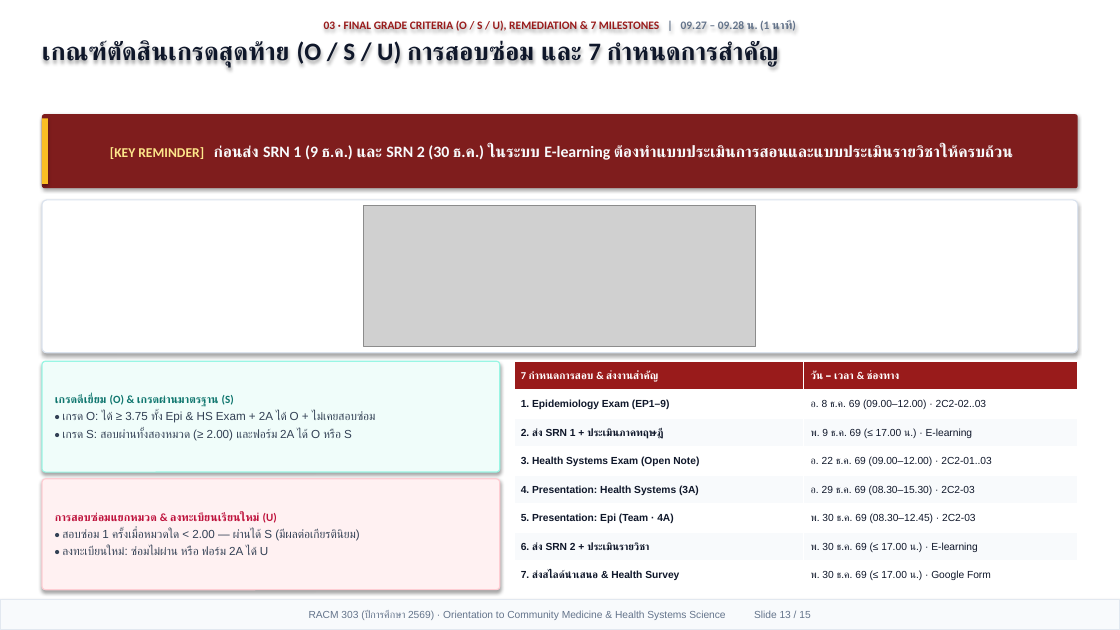
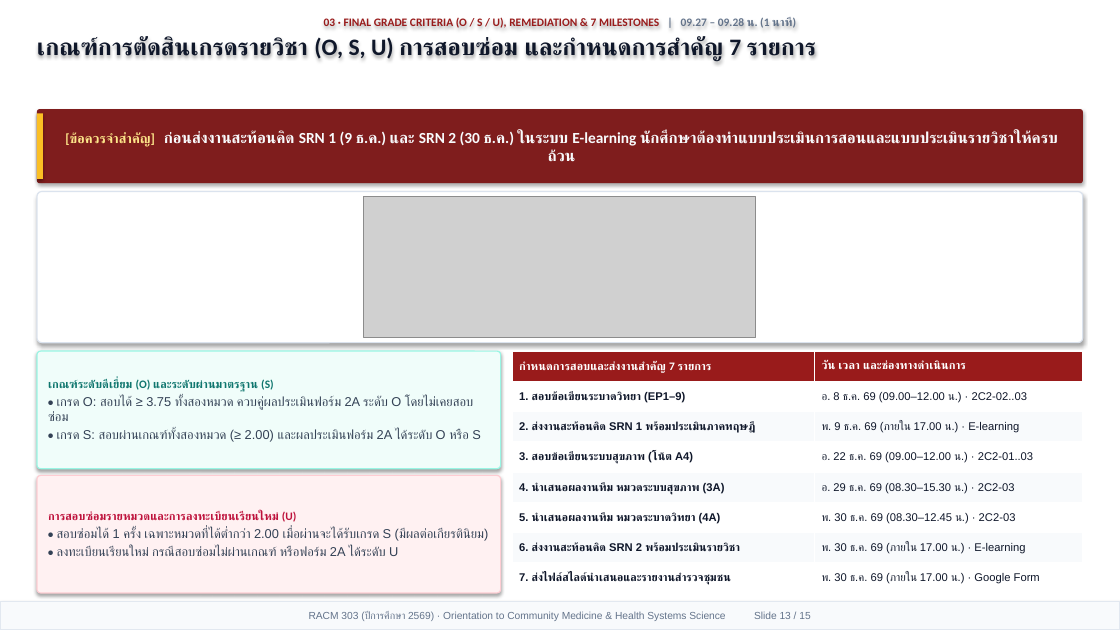
Before and after one commit to smartwoo/racm303-2569-faculty-member, a slide deck: slide 13 of exports/pptx/RACM303_2569_Orientation_Slides.pptx. Drawn at 1120x630 pixels with LibreOffice and Linux fonts; fonts in the diff are those of the drawing; grey boxes stand for pictures. Boxes give left, top, right and bottom in pixels: in the first picture for what was removed or moved away, otherwise in the second. Text is boxed around its words. In the diff, an @@ line names an element or a change of style, - is before the commit and + after.

```diff
--- a/exports/pptx/RACM303_2569_Orientation_Slides.pptx
+++ b/exports/pptx/RACM303_2569_Orientation_Slides.pptx
@@ text at (x1=37, y1=36, x2=816, y2=62): text changed; size 21.5 to 20.2 pt @@
-เกณฑ์ตัดสินเกรดสุดท้าย (O / S / U) การสอบซ่อม และ 7 กำหนดการสำคัญ
+เกณฑ์การตัดสินเกรดรายวิชา (O, S, U) การสอบซ่อม และกำหนดการสำคัญ 7 รายการ
@@ rounded rectangle "[ข้อควรจำสำคัญ] ก่อนส่งงานสะท้อนคิด SRN 1 (9 ..." resized from (x1=42, y1=114, x2=1078, y2=188) to (x1=37, y1=109, x2=1083, y2=183) @@
@@ rectangle moved from (x1=42, y1=118, x2=48, y2=184) to (x1=37, y1=113, x2=43, y2=179) @@
@@ text in rounded rectangle at (x1=65, y1=130, x2=1057, y2=162): text changed; size 13.6 to 13.2 pt @@
-[KEY REMINDER] ก่อนส่ง SRN 1 (9 ธ.ค.) และ SRN 2 (30 ธ.ค.) ในระบบ E-learning ต้องทำแบบประเมินการสอนและแบบประเมินรายวิชาให้ครบถ้วน
+[ข้อควรจำสำคัญ] ก่อนส่งงานสะท้อนคิด SRN 1 (9 ธ.ค.) และ SRN 2 (30 ธ.ค.) ในระบบ E-learning นักศึกษาต้องทำแบบประเมินการสอนและแบบประเมินรายวิชาให้ครบถ้วน
@@ rounded rectangle resized from (x1=42, y1=200, x2=1078, y2=353) to (x1=37, y1=192, x2=1083, y2=343) @@
@@ picture moved from (x1=364, y1=206, x2=756, y2=347) to (x1=364, y1=197, x2=756, y2=338) @@
@@ rounded rectangle "เกณฑ์ระดับดีเยี่ยม (O) และระดับผ่านมาตรฐาน (S)" resized from (x1=42, y1=361, x2=500, y2=472) to (x1=37, y1=351, x2=501, y2=469) @@
@@ table at (x1=513, y1=351, x2=1083, y2=593) @@
-row 1, column 1: 7 กำหนดการสอบ & ส่งงานสำคัญ
+row 1, column 1: กำหนดการสอบและส่งงานสำคัญ 7 รายการ
-row 1, column 2: วัน – เวลา & ช่องทาง
+row 1, column 2: วัน เวลา และช่องทางดำเนินการ
-row 2, column 1: 1. Epidemiology Exam (EP1–9)
+row 2, column 1: 1. สอบข้อเขียนระบาดวิทยา (EP1–9)
-row 2, column 2: อ. 8 ธ.ค. 69 (09.00–12.00) · 2C2-02..03
+row 2, column 2: อ. 8 ธ.ค. 69 (09.00–12.00 น.) · 2C2-02..03
-row 3, column 1: 2. ส่ง SRN 1 + ประเมินภาคทฤษฎี
+row 3, column 1: 2. ส่งงานสะท้อนคิด SRN 1 พร้อมประเมินภาคทฤษฎี
-row 3, column 2: พ. 9 ธ.ค. 69 (≤ 17.00 น.) · E-learning
+row 3, column 2: พ. 9 ธ.ค. 69 (ภายใน 17.00 น.) · E-learning
-row 4, column 1: 3. Health Systems Exam (Open Note)
+row 4, column 1: 3. สอบข้อเขียนระบบสุขภาพ (โน้ต A4)
-row 4, column 2: อ. 22 ธ.ค. 69 (09.00–12.00) · 2C2-01..03
+row 4, column 2: อ. 22 ธ.ค. 69 (09.00–12.00 น.) · 2C2-01..03
-row 5, column 1: 4. Presentation: Health Systems (3A)
+row 5, column 1: 4. นำเสนอผลงานทีม หมวดระบบสุขภาพ (3A)
-row 5, column 2: อ. 29 ธ.ค. 69 (08.30–15.30) · 2C2-03
+row 5, column 2: อ. 29 ธ.ค. 69 (08.30–15.30 น.) · 2C2-03
-row 6, column 1: 5. Presentation: Epi (Team · 4A)
+row 6, column 1: 5. นำเสนอผลงานทีม หมวดระบาดวิทยา (4A)
-row 6, column 2: พ. 30 ธ.ค. 69 (08.30–12.45) · 2C2-03
+row 6, column 2: พ. 30 ธ.ค. 69 (08.30–12.45 น.) · 2C2-03
-row 7, column 1: 6. ส่ง SRN 2 + ประเมินรายวิชา
+row 7, column 1: 6. ส่งงานสะท้อนคิด SRN 2 พร้อมประเมินรายวิชา
-row 7, column 2: พ. 30 ธ.ค. 69 (≤ 17.00 น.) · E-learning
+row 7, column 2: พ. 30 ธ.ค. 69 (ภายใน 17.00 น.) · E-learning
-row 8, column 1: 7. ส่งสไลด์นำเสนอ & Health Survey
+row 8, column 1: 7. ส่งไฟล์สไลด์นำเสนอและรายงานสำรวจชุมชน
-row 8, column 2: พ. 30 ธ.ค. 69 (≤ 17.00 น.) · Google Form
+row 8, column 2: พ. 30 ธ.ค. 69 (ภายใน 17.00 น.) · Google Form
@@ table resized from (x1=514, y1=361, x2=1078, y2=590) to (x1=513, y1=351, x2=1083, y2=593) @@
@@ text in rounded rectangle at (x1=48, y1=379, x2=481, y2=442): text changed; size 10 to 11 pt @@
-เกรดดีเยี่ยม (O) & เกรดผ่านมาตรฐาน (S)
-• เกรด O: ได้ ≥ 3.75 ทั้ง Epi & HS Exam + 2A ได้ O + ไม่เคยสอบซ่อม
-• เกรด S: สอบผ่านทั้งสองหมวด (≥ 2.00) และฟอร์ม 2A ได้ O หรือ S
+เกณฑ์ระดับดีเยี่ยม (O) และระดับผ่านมาตรฐาน (S)
+• เกรด O: สอบได้ ≥ 3.75 ทั้งสองหมวด ควบคู่ผลประเมินฟอร์ม 2A ระดับ O โดยไม่เคยสอบซ่อม
+• เกรด S: สอบผ่านเกณฑ์ทั้งสองหมวด (≥ 2.00) และผลประเมินฟอร์ม 2A ได้ระดับ O หรือ S
@@ rounded rectangle "การสอบซ่อมรายหมวดและการลงทะเบียนเรียนใหม่ (U)" resized from (x1=42, y1=479, x2=500, y2=590) to (x1=37, y1=476, x2=501, y2=593) @@
@@ text in rounded rectangle at (x1=48, y1=511, x2=489, y2=556): text changed; size 10 to 11 pt @@
-การสอบซ่อมแยกหมวด & ลงทะเบียนเรียนใหม่ (U)
-• สอบซ่อม 1 ครั้งเมื่อหมวดใด < 2.00 — ผ่านได้ S (มีผลต่อเกียรตินิยม)
-• ลงทะเบียนใหม่: ซ่อมไม่ผ่าน หรือ ฟอร์ม 2A ได้ U
+การสอบซ่อมรายหมวดและการลงทะเบียนเรียนใหม่ (U)
+• สอบซ่อมได้ 1 ครั้ง เฉพาะหมวดที่ได้ต่ำกว่า 2.00 เมื่อผ่านจะได้รับเกรด S (มีผลต่อเกียรตินิยม)
+• ลงทะเบียนเรียนใหม่ กรณีสอบซ่อมไม่ผ่านเกณฑ์ หรือฟอร์ม 2A ได้ระดับ U
```
Also in this commit, not shown: 13 other slides changed, 1 slide added, 1 slide removed, 5 other files.
